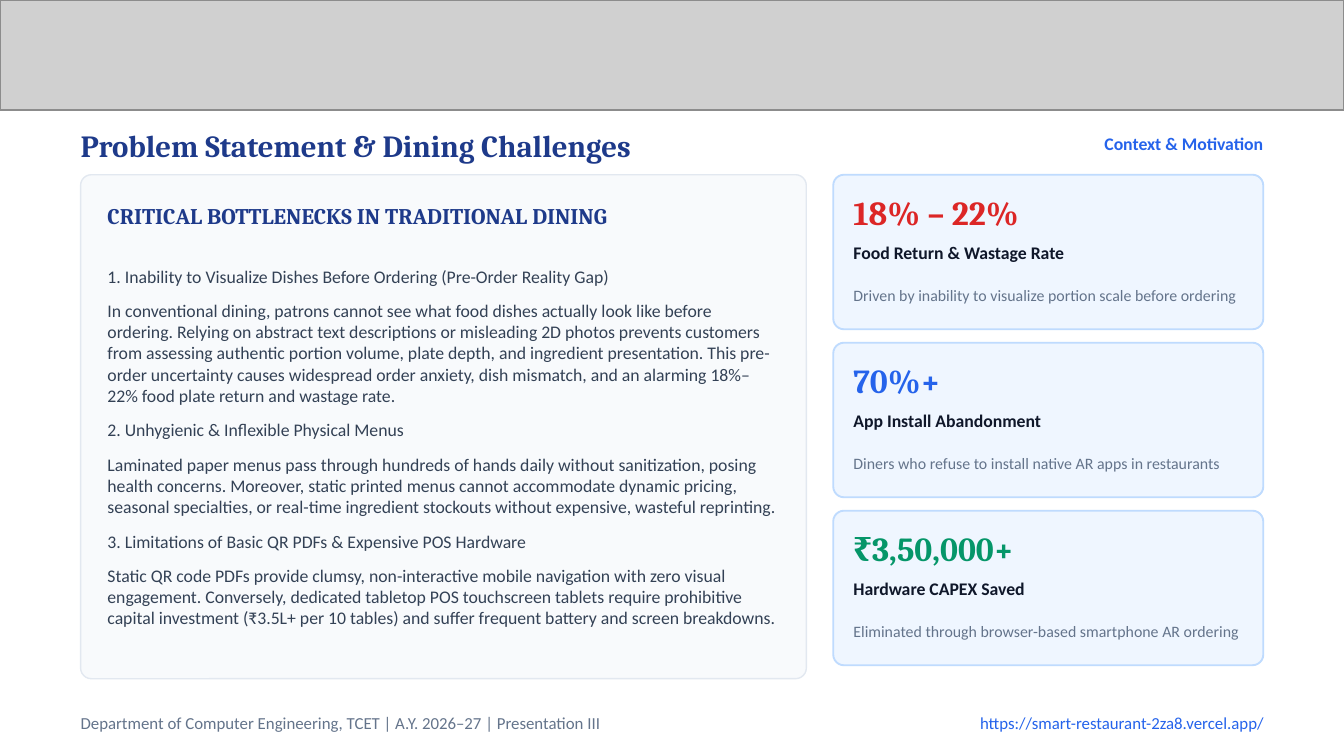
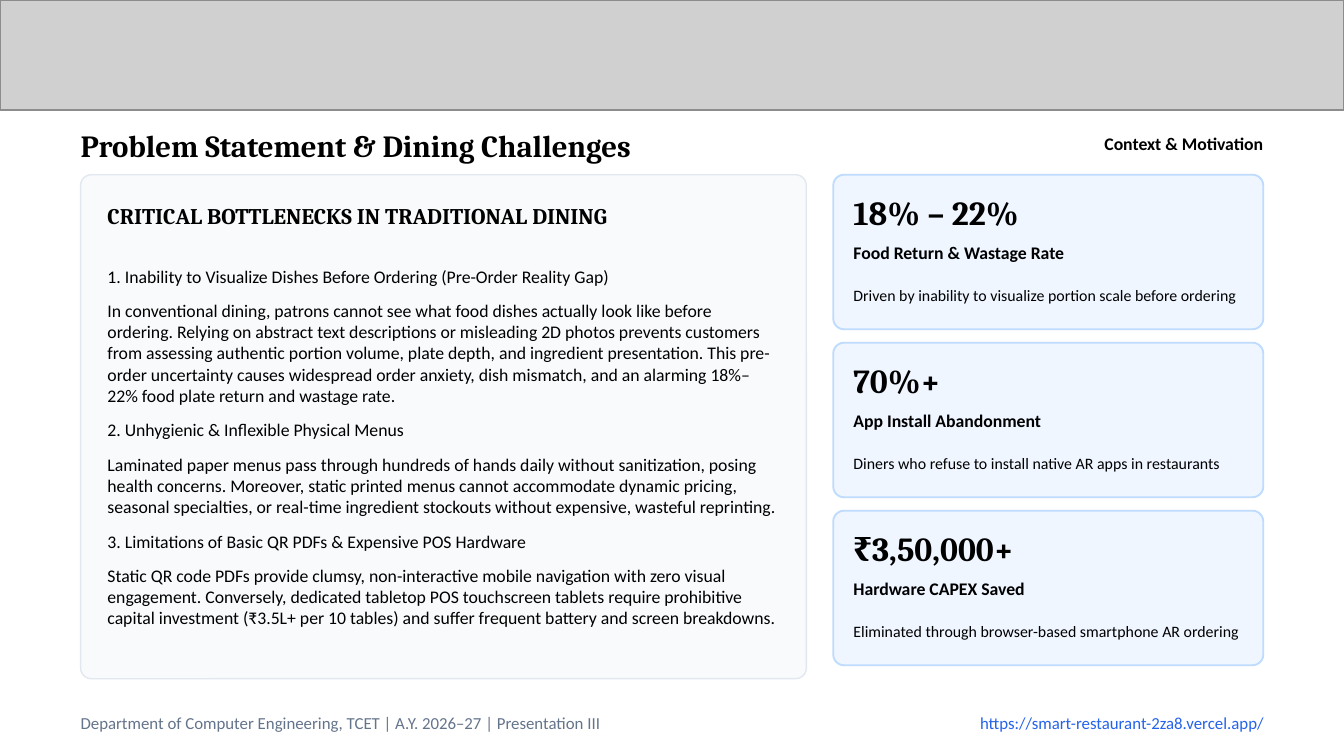
Before and after one commit to MANAV0060/Smart-Restaurant, a slide deck: slide 2 of Smart_Restaurant_Presentation_III.pptx. Drawn at 1344x756 pixels with LibreOffice and Linux fonts; fonts in the diff are those of the drawing; grey boxes stand for pictures. Boxes give left, top, right and bottom in pixels: in the first picture for what was removed or moved away, otherwise in the second. Text is boxed around its words. In the diff, an @@ line names an element or a change of style, - is before the commit and + after.

```diff
--- a/Smart_Restaurant_Presentation_III.pptx
+++ b/Smart_Restaurant_Presentation_III.pptx
@@ text "Problem Statement & Dining Challenges" at <box>81,135,630,164</box>: text colour #1E3A8A to #000000 @@
@@ text "Context & Motivation" at <box>1104,137,1263,150</box>: text colour #2563EB to #000000 @@
@@ text "CRITICAL BOTTLENECKS IN TRADITIONAL DINING" at <box>107,208,607,225</box>: text colour #1E3A8A to #000000 @@
@@ text "18% – 22%" at <box>853,202,1019,226</box>: text colour #DC2626 to #000000 @@
@@ text "1. Inability to Visualize Dishes ..." at <box>107,270,775,627</box>: text colour #334155 to #000000 @@
@@ text "70%+" at <box>853,370,940,394</box>: text colour #2563EB to #000000 @@
@@ text "₹3,50,000+" at <box>872,538,1014,566</box>: text colour #059669 to #000000 @@
@@ text colour #0F172A to #000000 in 3 elements at <box>853,246,1064,262</box>, <box>853,414,1041,430</box>, <box>853,582,1024,595</box> @@
@@ text colour #64748B to #000000 in 3 elements at <box>853,290,1236,304</box>, <box>853,458,1220,472</box>, <box>853,626,1239,640</box> @@
```
Also in this commit, not shown: 19 other slides changed, 2 other files.
